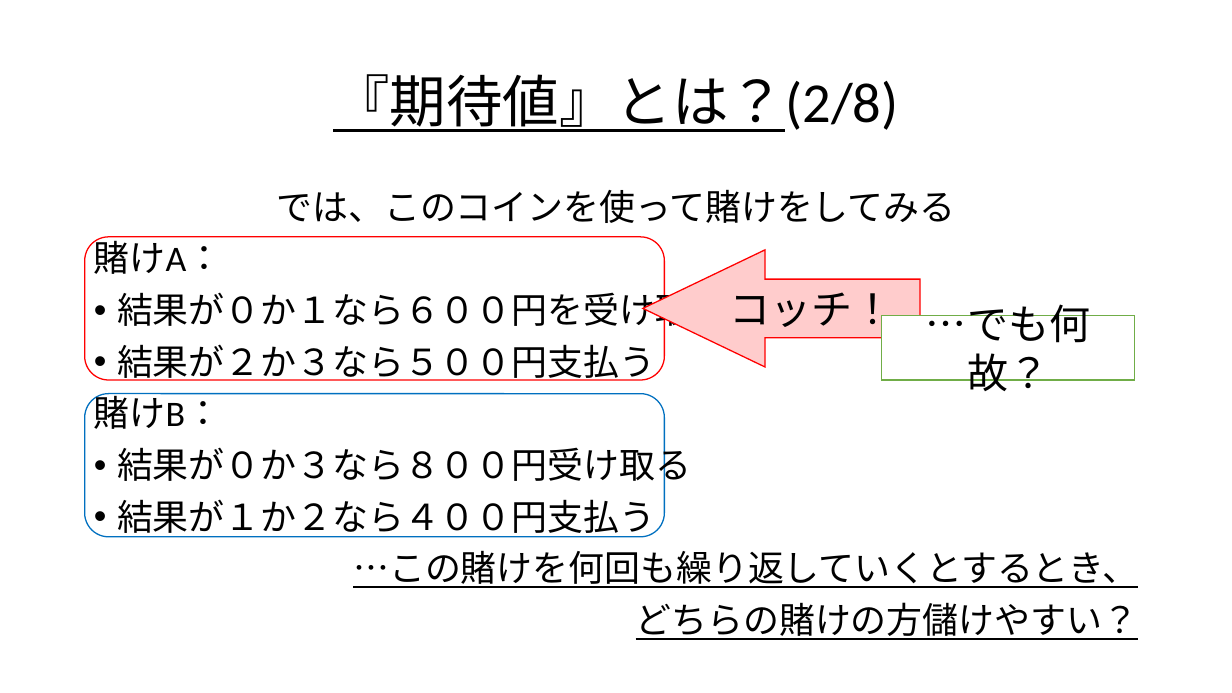
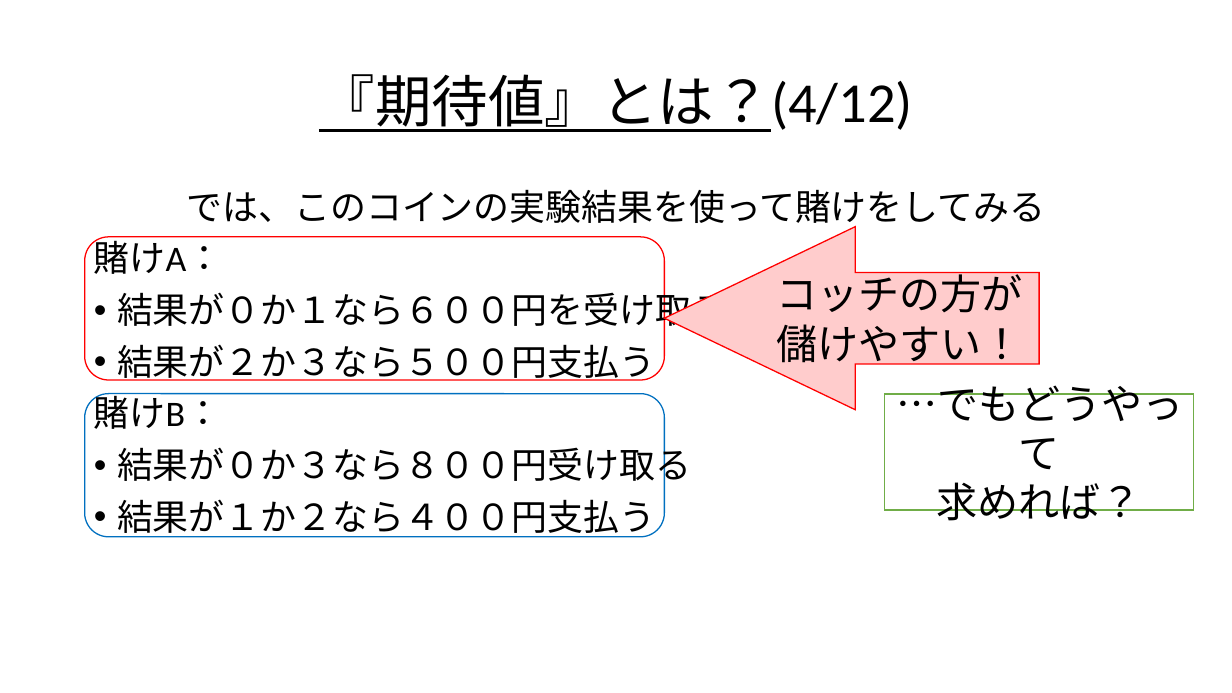
Before and after one commit to Ryo-KATAYAMA/Senior_Project, a slide deck: slide 16 of Chapter4_1.pptx (slide 10 before the commit). Drawn at 1232x693 pixels with LibreOffice and Linux fonts; fonts in the diff are those of the drawing. Boxes give left, top, right and bottom in pixels: in the first picture for what was removed or moved away, otherwise in the second. Text is boxed around its words. In the diff, an @@ line names an element or a change of style, - is before the commit and + after.

```diff
--- a/Chapter4_1.pptx
+++ b/Chapter4_1.pptx
@@ title at bbox=[319, 74, 913, 132]: text changed @@
-『期待値』とは？(2/8)
+『期待値』とは？(4/12)
@@ text at bbox=[187, 189, 1045, 229]: text changed @@
-では、このコインを使って賭けをしてみる
+では、このコインの実験結果を使って賭けをしてみる
@@ left arrow "コッチの方が": place and size @@
-left arrow "コッチの方が" at bbox=[643, 250, 921, 367]
+left arrow "コッチの方が" at bbox=[665, 226, 1040, 409]
@@ text in left arrow at bbox=[776, 267, 1022, 370]: text changed @@
-コッチ！
+コッチの方が
+儲けやすい！
@@ rectangle "…でもどうやって": place and size @@
-rectangle "…でもどうやって" at bbox=[882, 316, 1135, 381]
+rectangle "…でもどうやって" at bbox=[885, 394, 1194, 509]
@@ text in rectangle at bbox=[897, 385, 1184, 521]: text changed @@
-…でも何故？
+…でもどうやって
+求めれば？
@@ text at bbox=[353, 550, 1138, 640]: paragraphs removed @@
-…この賭けを何回も繰り返していくとするとき、
-どちらの賭けの方儲けやすい？
```
Also in this commit, not shown: 32 other slides changed, 30 slides added, 4 slides removed.
